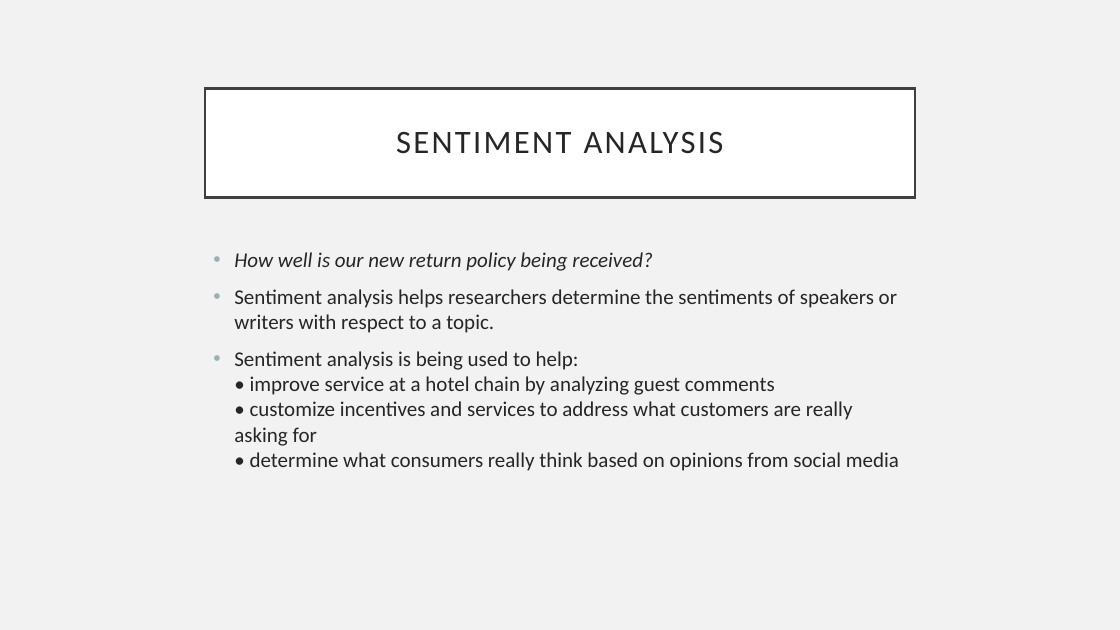
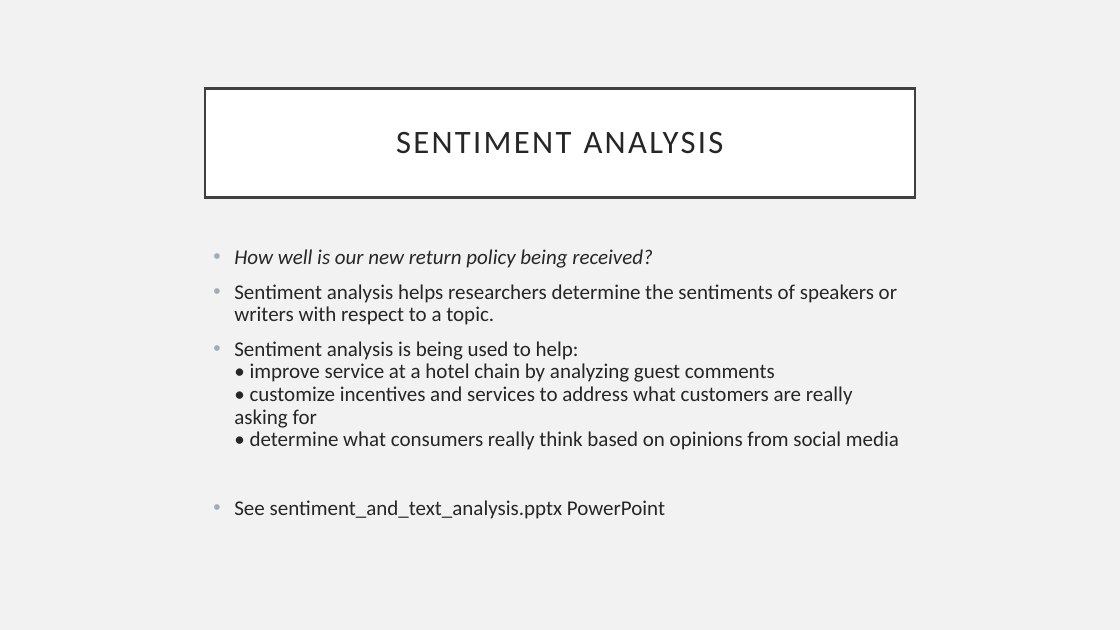
Before and after one commit to mjsale781/bootcampw18, a slide deck: slide 8 of slides/Day_4.pptx. Drawn at 1120x630 pixels with LibreOffice and Linux fonts; fonts in the diff are those of the drawing. Boxes give left, top, right and bottom in pixels: in the first picture for what was removed or moved away, otherwise in the second. Text is boxed around its words. In the diff, an @@ line names an element or a change of style, - is before the commit and + after.

```diff
--- a/slides/Day_4.pptx
+++ b/slides/Day_4.pptx
@@ text at box(234, 249, 899, 450): line spacing 1 to 0.9 @@
@@ text at box(234, 500, 665, 519): paragraph added @@
+• See sentiment_and_text_analysis.pptx PowerPoint
```
Also in this commit, not shown: 6 other slides changed, 3 other files.
